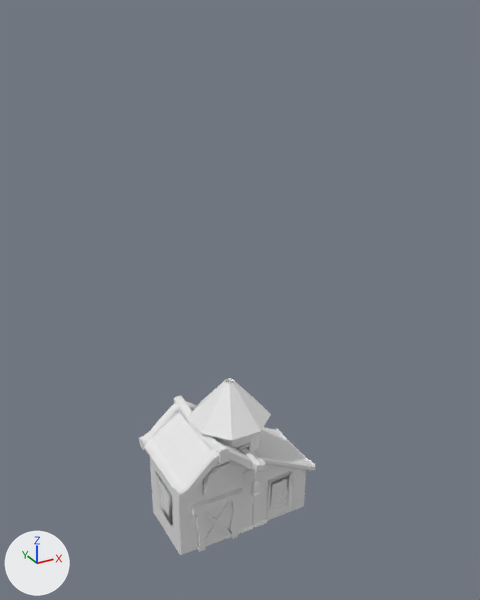
The FBX model Assets/_Lost in Tales/Prefabs/Fase2/Fernanda/farm_assets_Fernanda.fbx: old version first, new version second.
Before and after are seen from a 50 mm camera at (-8.35, -15.86, 15.63) aimed at (0.44, 0.12, 7.64). Every picture has the same lights, and +X, +Y and +Z are marked at lower left. Where no turn or scale is listed for an object, it has been applied to the vertices.

Objects in the first picture: 'GALINHEIRO', 'SILO'.
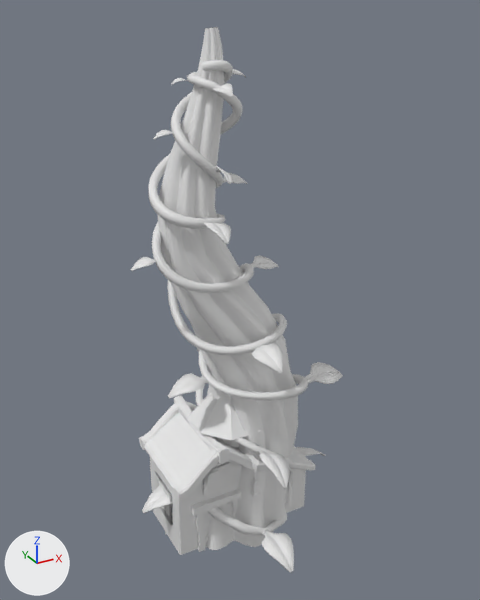
Commit message: pe de feijao

Pixel boxes (x1, y1, x2, y2) of what changed, in the pictures (480 x 600 px):
```json
{"object": "pe de feijao", "change": "added", "after": [131, 27, 343, 573]}
```

Scene script edits in JSON lines:
```json
{"op": "add", "block": "me_pe_de_feijao", "code": ["me_pe_de_feijao = bpy.data.meshes.new('pe de feijao')", "me_pe_de_feijao.from_pydata(...)  # 4154 vertices, 4035 faces; spans x -3.2..3.8, y -3.5..3.8, z -0.2..15.2", "me_pe_de_feijao.materials.append(mat_fosco_temp)  # its picture is missing"]}
{"op": "add", "block": "ob_pe_de_feijao", "code": ["ob_pe_de_feijao = bpy.data.objects.new('pe de feijao', me_pe_de_feijao)", "ob_pe_de_feijao.location = (0.0, 0.0, 0.0)"]}
```
